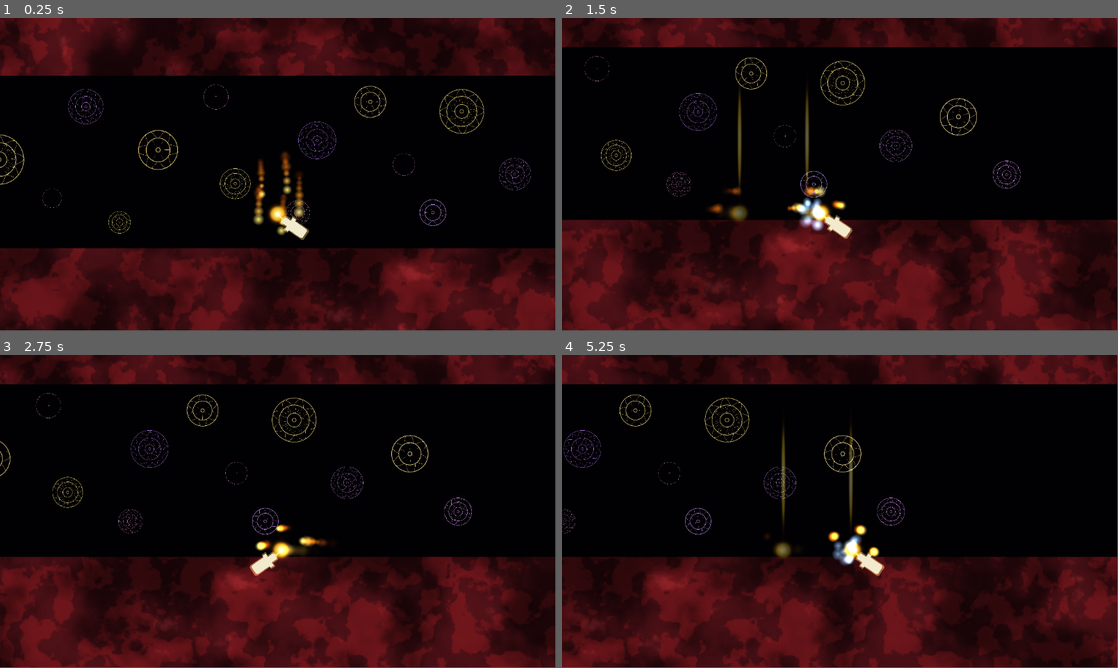
Above: before the commit, frames 1-4 (two rows, left to right).
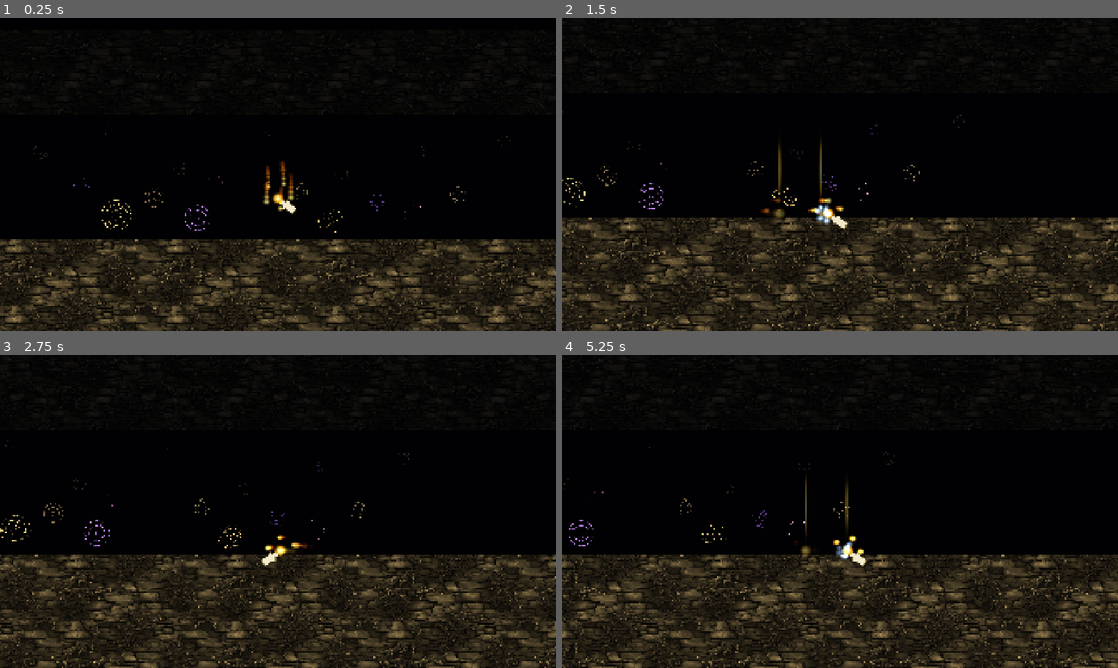
Above: after the commit, the same moments.

Repository: Ito-x/Zell
Game: Godot game, scene res://scenes/world/LesYeux.tscn
The game is run twice, just before and just after one commit, with the same random seed, the same clock (stepped at 60 frames per second) and the same inputs.
Inputs (mouse positions are in pixels of both pictures, inside the frame that each line leads up to):
- Up to frame 1 (0.25 s): no input
- Up to frame 2 (1.5 s): tap Enter at 0.5 s; move the mouse to (962, 158) at 0.52 s; hold D (move_right) from 0.53 s (still down); click (962, 158) at 0.6 s; tap Space (jump) at 0.77 s; move the mouse to (728, 190) at 1.27 s; right-click (728, 190) at 1.35 s
- Up to frame 3 (2.75 s): tap Space (jump) at 1.52 s; move the mouse to (333, 442) at 2.02 s; release D (move_right) at 2.03 s; hold A (move_left) from 2.03 s (still down); tap E (interact) at 2.1 s
- Up to frame 4 (5.25 s): move the mouse to (812, 574) at 2.77 s; release A (move_left) at 2.78 s; hold D (move_right) 2.78-4.28 s; tap S (look_down) at 2.85 s; tap Space (jump) at 3.02, 3.77, 4.52 s; move the mouse to (1006, 558) at 3.52 s; hold W (look_up) 3.53-4.28 s; move the mouse to (673, 464) at 4.27 s; hold A (move_left) 4.28-5.03 s; click (673, 464) at 4.35 s; move the mouse to (867, 511) at 5.02 s; hold D (move_right) from 5.03 s (still down); right-click (867, 511) at 5.1 s
In our replay, the window is 799x449 before the commit and 800x450 after it. These sizes can differ from the game's own. Grey fills any space a smaller window leaves; there, only what the larger window draws over its background counts as a difference.

The runs differ from the first frame. In frame 1, 42% of the frame differs, in the area x 0-100%, y 0-100%; in frame 2, 41%; in frame 3, 40%; in frame 4, 40%.

Commit message:
feat(world): texture sol pierres beige + perspective rosas + fog + résolution 1920x1080
- Texture sol pierres importée depuis ref user (assets/textures/sol_pierres.jpg)
- Shader stones_textured.gdshader : tile la texture en world space + recoloration
  (luminance × tint beige pour pierres, tint plus foncé pour lierre)
- Sol : tint beige clair (1.6, 1.35, 0.85), brightness 0.85
- Plafond : tint très sombre (0.45, 0.42, 0.38), brightness 0.5
- Sol descendu de Y=270 à Y=340 pour cadrage avec plafond
- 17 rosas réorganisées en 3 couches de profondeur :
  * Lointaines (z=-5, modulate 0.45,0.42,0.55,0.4) — petites, bleutées, fog
  * Milieu (z=-3, modulate 0.75,0.72,0.85,0.75) — moyennes, atténuées
  * Proches (z=-1, modulate 1) — grandes, nettes, en premier plan
  Le modulate.a + teinte bleue assombrissent les rosas du fond → effet fog
- Résolution projet : 1920×1080, stretch canvas_items expand pour le plein écran

Diff:
--- /dev/null
+++ b/assets/shaders/stones_textured.gdshader
@@ -0,0 +1,31 @@
+shader_type canvas_item;
+
+uniform sampler2D source_tex : repeat_enable, filter_linear_mipmap;
+uniform vec3 stone_tint : source_color = vec3(1.6, 1.35, 0.85);
+uniform vec3 vine_tint : source_color = vec3(0.55, 0.45, 0.30);
+uniform float texture_scale = 0.0015;
+uniform float brightness = 1.0;
+
+varying vec2 world_pos;
+
+void vertex() {
+	world_pos = (MODEL_MATRIX * vec4(VERTEX, 0.0, 1.0)).xy;
+}
+
+void fragment() {
+	vec2 uv = world_pos * texture_scale;
+	vec4 tex = texture(source_tex, uv);
+
+	float luma = dot(tex.rgb, vec3(0.299, 0.587, 0.114));
+	float green_dom = tex.g - max(tex.r, tex.b);
+
+	float vine_mask = smoothstep(0.02, 0.10, green_dom);
+
+	vec3 stone_recolored = vec3(luma) * stone_tint;
+	vec3 vine_recolored = vec3(luma) * vine_tint;
+
+	vec3 col = mix(stone_recolored, vine_recolored, vine_mask);
+	col *= brightness;
+
+	COLOR = vec4(col, tex.a);
+}
--- a/project.godot
+++ b/project.godot
@@ -14,6 +14,13 @@
 run/main_scene="res://scenes/world/LesYeux.tscn"
 config/features=PackedStringArray("4.6", "Forward Plus")
 config/icon="uid://4u26dfyxgi26"
+
+[display]
+
+window/size/viewport_width=1920
+window/size/viewport_height=1080
+window/stretch/mode="canvas_items"
+window/stretch/aspect="expand"
 
 [autoload]
 
--- a/scenes/world/LesYeux.tscn
+++ b/scenes/world/LesYeux.tscn
@@ -1,7 +1,8 @@
 [gd_scene format=3 uid="uid://de2yq6uqt4q41"]
 
 [ext_resource type="PackedScene" path="res://scenes/player/Player.tscn" id="1_player"]
-[ext_resource type="Shader" uid="uid://chh5bun6sqf0b" path="res://assets/shaders/stones.gdshader" id="2_stones"]
+[ext_resource type="Shader" path="res://assets/shaders/stones_textured.gdshader" id="2_stones"]
+[ext_resource type="Texture2D" path="res://assets/textures/sol_pierres.jpg" id="7_tex"]
 [ext_resource type="PackedScene" uid="uid://bovvhmrh3de41" path="res://scenes/world/Etoile.tscn" id="3_etoile"]
 [ext_resource type="PackedScene" path="res://scenes/world/Rosa2.tscn" id="4_rosa2"]
 [ext_resource type="PackedScene" path="res://scenes/world/Rosa3.tscn" id="5_rosa3"]
@@ -25,21 +26,20 @@
 
 [sub_resource type="ShaderMaterial" id="ShaderMaterial_sol"]
 shader = ExtResource("2_stones")
-shader_parameter/stone_color = Color(0.38, 0.32, 0.22, 1)
-shader_parameter/crack_color = Color(0.03, 0.02, 0.015, 1)
-shader_parameter/highlight_color = Color(0.62, 0.52, 0.36, 1)
-shader_parameter/scale = 0.008
-shader_parameter/crack_width = 0.12
-shader_parameter/color_variation = 0.45
+shader_parameter/source_tex = ExtResource("7_tex")
+shader_parameter/stone_tint = Color(1.6, 1.35, 0.85, 1)
+shader_parameter/vine_tint = Color(0.55, 0.45, 0.30, 1)
+shader_parameter/texture_scale = 0.0018
+shader_parameter/brightness = 0.85
 
 [sub_resource type="ShaderMaterial" id="ShaderMaterial_plafond"]
 shader = ExtResource("2_stones")
-shader_parameter/stone_color = Color(0.11, 0.10, 0.09, 1)
-shader_parameter/crack_color = Color(0.008, 0.008, 0.008, 1)
-shader_parameter/highlight_color = Color(0.22, 0.20, 0.18, 1)
-shader_parameter/scale = 0.009
-shader_parameter/crack_width = 0.13
-shader_parameter/color_variation = 0.50
+shader_parameter/source_tex = ExtResource("7_tex")
+shader_parameter/stone_tint = Color(0.45, 0.42, 0.38, 1)
+shader_parameter/vine_tint = Color(0.30, 0.28, 0.25, 1)
+shader_parameter/texture_scale = 0.0022
+shader_parameter/brightness = 0.5
+
 
 [node name="LesYeux" type="Node2D"]
 
@@ -48,95 +48,106 @@
 
 [node name="Decor" type="Node2D" parent="."]
 
-[node name="Rosa1" parent="Decor" instance=ExtResource("3_etoile")]
-position = Vector2(-580, 70)
+[node name="RosasLointain" type="Node2D" parent="Decor"]
+z_index = -5
+modulate = Color(0.45, 0.42, 0.55, 0.4)
+
+[node name="Rosa" parent="Decor/RosasLointain" instance=ExtResource("3_etoile")]
+position = Vector2(-820, 20)
+scale = Vector2(0.9, 0.9)
+color = Color(1, 0.9, 0.55, 1)
+
+[node name="Rosa2" parent="Decor/RosasLointain" instance=ExtResource("4_rosa2")]
+position = Vector2(-590, -50)
+scale = Vector2(0.7, 0.7)
+color = Color(0.8, 0.6, 1, 1)
+
+[node name="Rosa3" parent="Decor/RosasLointain" instance=ExtResource("5_rosa3")]
+position = Vector2(-340, 80)
+scale = Vector2(0.8, 0.8)
+color = Color(1, 0.85, 0.5, 1)
+
+[node name="Rosa4" parent="Decor/RosasLointain" instance=ExtResource("6_rosa4")]
+position = Vector2(-50, -30)
+scale = Vector2(0.6, 0.6)
+color = Color(1, 0.7, 0.9, 1)
+
+[node name="Rosa5" parent="Decor/RosasLointain" instance=ExtResource("3_etoile")]
+position = Vector2(220, 100)
+scale = Vector2(0.85, 0.85)
+color = Color(0.95, 0.85, 0.5, 1)
+
+[node name="Rosa6" parent="Decor/RosasLointain" instance=ExtResource("4_rosa2")]
+position = Vector2(490, 20)
+scale = Vector2(0.7, 0.7)
+color = Color(0.85, 0.6, 1, 1)
+
+[node name="Rosa7" parent="Decor/RosasLointain" instance=ExtResource("5_rosa3")]
+position = Vector2(780, -10)
+scale = Vector2(0.8, 0.8)
+color = Color(1, 0.9, 0.6, 1)
+
+[node name="RosasMilieu" type="Node2D" parent="Decor"]
+z_index = -3
+modulate = Color(0.75, 0.72, 0.85, 0.75)
+
+[node name="Rosa" parent="Decor/RosasMilieu" instance=ExtResource("4_rosa2")]
+position = Vector2(-680, 140)
+scale = Vector2(1.1, 1.1)
+color = Color(0.8, 0.55, 1, 1)
+
+[node name="Rosa2" parent="Decor/RosasMilieu" instance=ExtResource("5_rosa3")]
+position = Vector2(-430, 180)
+scale = Vector2(1.2, 1.2)
+color = Color(1, 0.85, 0.5, 1)
+
+[node name="Rosa3" parent="Decor/RosasMilieu" instance=ExtResource("6_rosa4")]
+position = Vector2(-220, 130)
+scale = Vector2(0.9, 0.9)
+color = Color(1, 0.6, 0.85, 1)
+
+[node name="Rosa4" parent="Decor/RosasMilieu" instance=ExtResource("3_etoile")]
+position = Vector2(80, 160)
+scale = Vector2(1.0, 1.0)
+color = Color(0.95, 0.85, 0.5, 1)
+
+[node name="Rosa5" parent="Decor/RosasMilieu" instance=ExtResource("4_rosa2")]
+position = Vector2(340, 200)
+scale = Vector2(1.1, 1.1)
+color = Color(0.75, 0.5, 1, 1)
+
+[node name="Rosa6" parent="Decor/RosasMilieu" instance=ExtResource("5_rosa3")]
+position = Vector2(620, 170)
+scale = Vector2(1.0, 1.0)
+color = Color(1, 0.9, 0.55, 1)
+
+[node name="RosasProches" type="Node2D" parent="Decor"]
+z_index = -1
+
+[node name="Rosa" parent="Decor/RosasProches" instance=ExtResource("3_etoile")]
+position = Vector2(-560, 240)
 scale = Vector2(1.8, 1.8)
 color = Color(1, 0.9, 0.55, 1)
 
-[node name="Rosa2" parent="Decor" instance=ExtResource("4_rosa2")]
-position = Vector2(-400, -40)
-scale = Vector2(1.3, 1.3)
+[node name="Rosa2" parent="Decor/RosasProches" instance=ExtResource("5_rosa3")]
+position = Vector2(-280, 250)
+scale = Vector2(1.6, 1.6)
 color = Color(0.8, 0.55, 1, 1)
 
-[node name="Rosa3" parent="Decor" instance=ExtResource("5_rosa3")]
-position = Vector2(-250, 50)
+[node name="Rosa3" parent="Decor/RosasProches" instance=ExtResource("4_rosa2")]
+position = Vector2(180, 260)
 scale = Vector2(1.5, 1.5)
 color = Color(1, 0.85, 0.5, 1)
 
-[node name="Rosa4" parent="Decor" instance=ExtResource("6_rosa4")]
-position = Vector2(-130, -60)
-scale = Vector2(0.9, 0.9)
-color = Color(1, 0.6, 0.85, 1)
-
-[node name="Rosa5" parent="Decor" instance=ExtResource("3_etoile")]
-position = Vector2(-90, 120)
-scale = Vector2(1.1, 1.1)
-color = Color(0.95, 0.85, 0.5, 1)
-
-[node name="Rosa6" parent="Decor" instance=ExtResource("4_rosa2")]
-position = Vector2(80, 30)
-scale = Vector2(1.4, 1.4)
-color = Color(0.75, 0.5, 1, 1)
-
-[node name="Rosa7" parent="Decor" instance=ExtResource("5_rosa3")]
-position = Vector2(190, -50)
+[node name="Rosa4" parent="Decor/RosasProches" instance=ExtResource("6_rosa4")]
+position = Vector2(470, 240)
 scale = Vector2(1.2, 1.2)
-color = Color(1, 0.9, 0.55, 1)
-
-[node name="Rosa8" parent="Decor" instance=ExtResource("6_rosa4")]
-position = Vector2(260, 80)
-scale = Vector2(0.8, 0.8)
-color = Color(1, 0.65, 0.9, 1)
-
-[node name="Rosa9" parent="Decor" instance=ExtResource("3_etoile")]
-position = Vector2(380, -30)
-scale = Vector2(1.6, 1.6)
-color = Color(0.95, 0.85, 0.5, 1)
-
-[node name="Rosa10" parent="Decor" instance=ExtResource("4_rosa2")]
-position = Vector2(490, 100)
-scale = Vector2(1.2, 1.2)
-color = Color(0.85, 0.6, 1, 1)
-
-[node name="Rosa11" parent="Decor" instance=ExtResource("5_rosa3")]
-position = Vector2(620, 40)
-scale = Vector2(1.4, 1.4)
-color = Color(1, 0.9, 0.6, 1)
-
-[node name="Rosa12" parent="Decor" instance=ExtResource("6_rosa4")]
-position = Vector2(-470, 150)
-scale = Vector2(0.7, 0.7)
 color = Color(1, 0.7, 0.9, 1)
-
-[node name="Rosa13" parent="Decor" instance=ExtResource("3_etoile")]
-position = Vector2(720, 160)
-scale = Vector2(1.0, 1.0)
-color = Color(0.9, 0.6, 1, 1)
-
-[node name="Rosa14" parent="Decor" instance=ExtResource("6_rosa4")]
-position = Vector2(-680, 80)
-scale = Vector2(0.9, 0.9)
-color = Color(1, 0.9, 0.55, 1)
-
-[node name="Rosa15" parent="Decor" instance=ExtResource("4_rosa2")]
-position = Vector2(40, 180)
-scale = Vector2(0.9, 0.9)
-color = Color(1, 0.65, 0.85, 1)
-
-[node name="Rosa16" parent="Decor" instance=ExtResource("3_etoile")]
-position = Vector2(-330, 200)
-scale = Vector2(0.8, 0.8)
-color = Color(0.95, 0.85, 0.5, 1)
-
-[node name="Rosa17" parent="Decor" instance=ExtResource("5_rosa3")]
-position = Vector2(320, 180)
-scale = Vector2(1.0, 1.0)
-color = Color(0.8, 0.6, 1, 1)
 
 [node name="Geometrie" type="TileMapLayer" parent="."]
 
 [node name="SolProvisoire" type="StaticBody2D" parent="."]
-position = Vector2(0, 270)
+position = Vector2(0, 340)
 
 [node name="CollisionShape2D" type="CollisionShape2D" parent="SolProvisoire"]
 shape = SubResource("RectangleShape2D_sol")
Binary file added: assets/textures/sol_pierres.jpg
